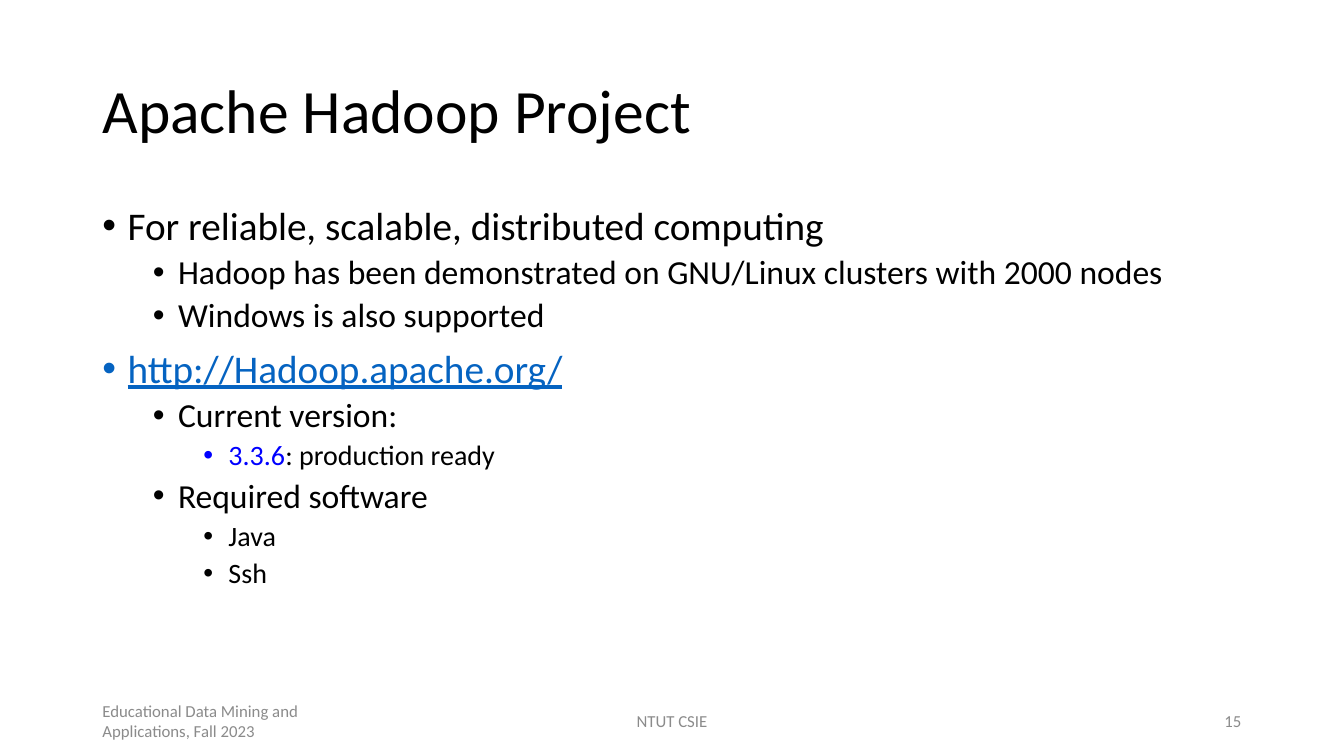
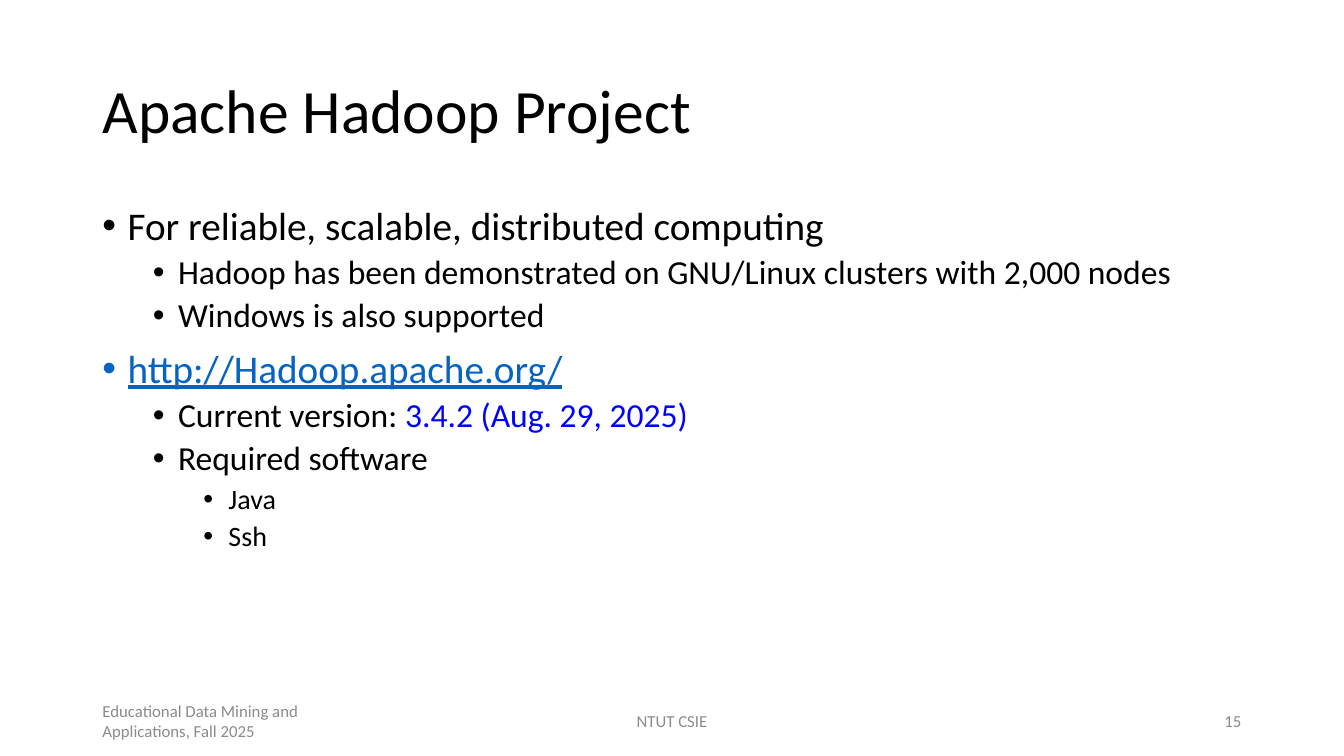
Before and after one commit to chriswjh/chriswjh.github.io, a slide deck: slide 15 of EDM/distributed_platforms.pptx. Drawn at 1344x756 pixels with LibreOffice and Linux fonts; fonts in the diff are those of the drawing. Boxes give left, top, right and bottom in pixels: in the first picture for what was removed or moved away, otherwise in the second. Text is boxed around its words. In the diff, an @@ line names an element or a change of style, - is before the commit and + after.

```diff
--- a/EDM/distributed_platforms.pptx
+++ b/EDM/distributed_platforms.pptx
@@ text at box(178, 260, 1171, 290): text changed @@
-  • Hadoop has been demonstrated on GNU/Linux clusters with 2000 nodes
+  • Hadoop has been demonstrated on GNU/Linux clusters with 2,000 nodes
@@ text at box(178, 402, 688, 433): text changed; size 20 to 24 pt; text colour #000000 to #0000FF @@
-  • Current version:
-    • 3.3.6: production ready
+  • Current version: 3.4.2 (Aug. 29, 2025)
@@ text at box(102, 705, 298, 740): text changed @@
-Educational Data Mining and Applications, Fall 2023
+Educational Data Mining and Applications, Fall 2025
```
Also in this commit, not shown: 44 other slides changed, 2 slides added, 1 other file.
